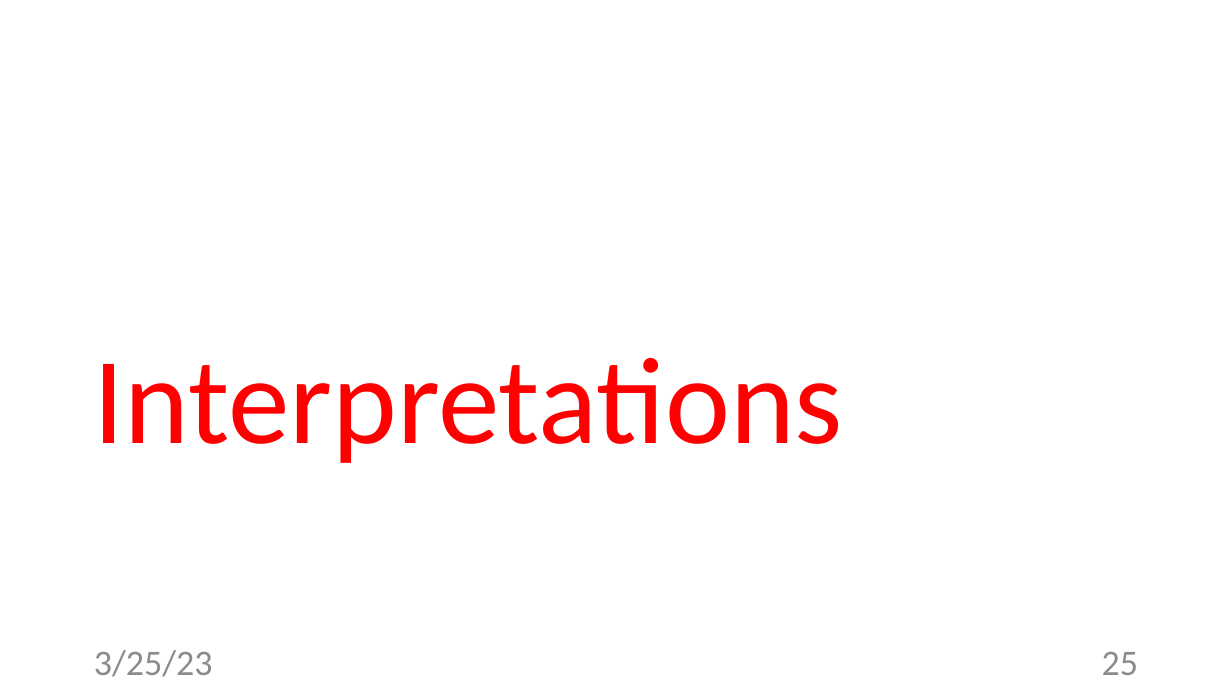
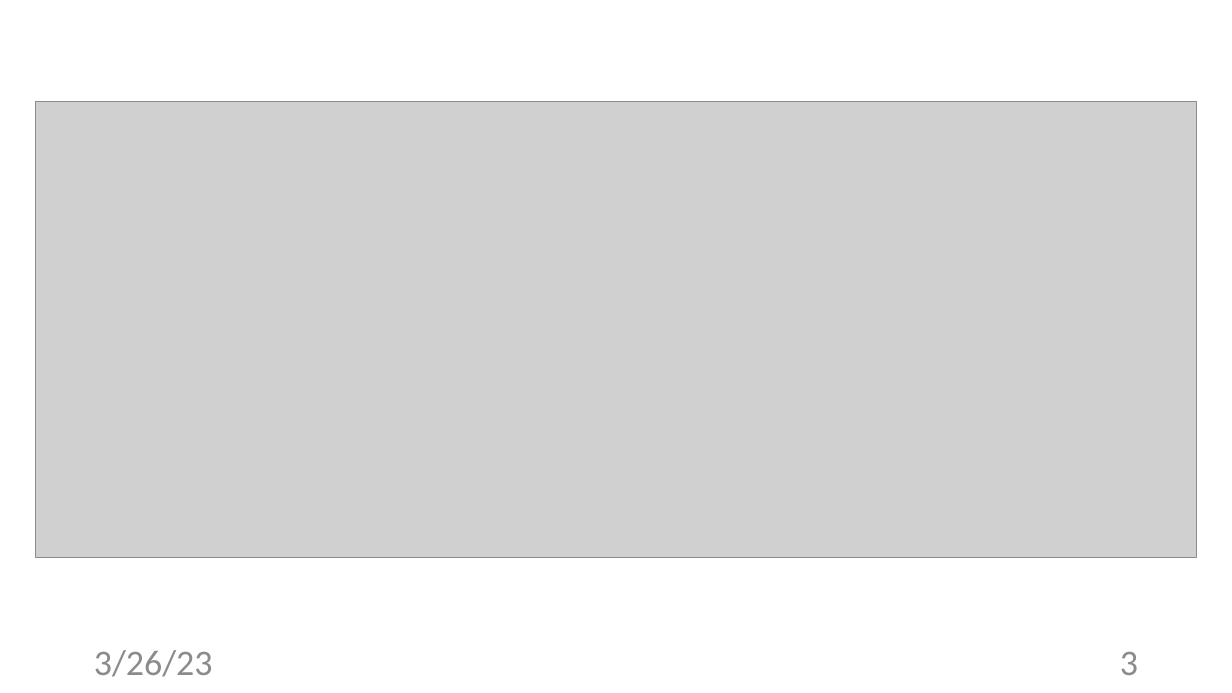
Before and after one commit to alexjungaalto/FederatedLearning, a slide deck: slide 3 of slides/CS-E4740_FLAlgos.pptx (slide 25 before the commit). Drawn at 1232x693 pixels with LibreOffice and Linux fonts; fonts in the diff are those of the drawing; grey boxes stand for pictures. Boxes give left, top, right and bottom in pixels: in the first picture for what was removed or moved away, otherwise in the second. Text is boxed around its words. In the diff, an @@ line names an element or a change of style, - is before the commit and + after.

```diff
--- a/slides/CS-E4740_FLAlgos.pptx
+++ b/slides/CS-E4740_FLAlgos.pptx
@@ picture added at (36,102,1197,558) @@
@@ text removed at (94,358,843,463) @@
-Interpretations
@@ text at (94,650,213,677): text changed @@
-3/25/23
+3/26/23
@@ page number at (1120,652,1138,675): text changed @@
-25
+3
```
Also in this commit, not shown: 11 other slides changed, 4 slides added, 25 slides removed, 12 other files.
